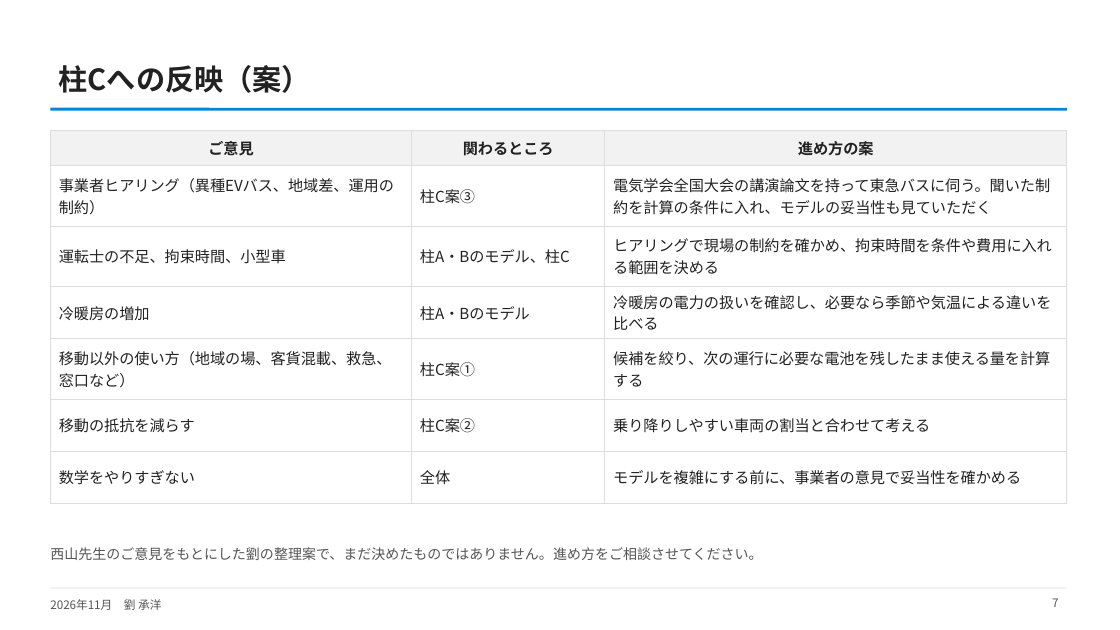
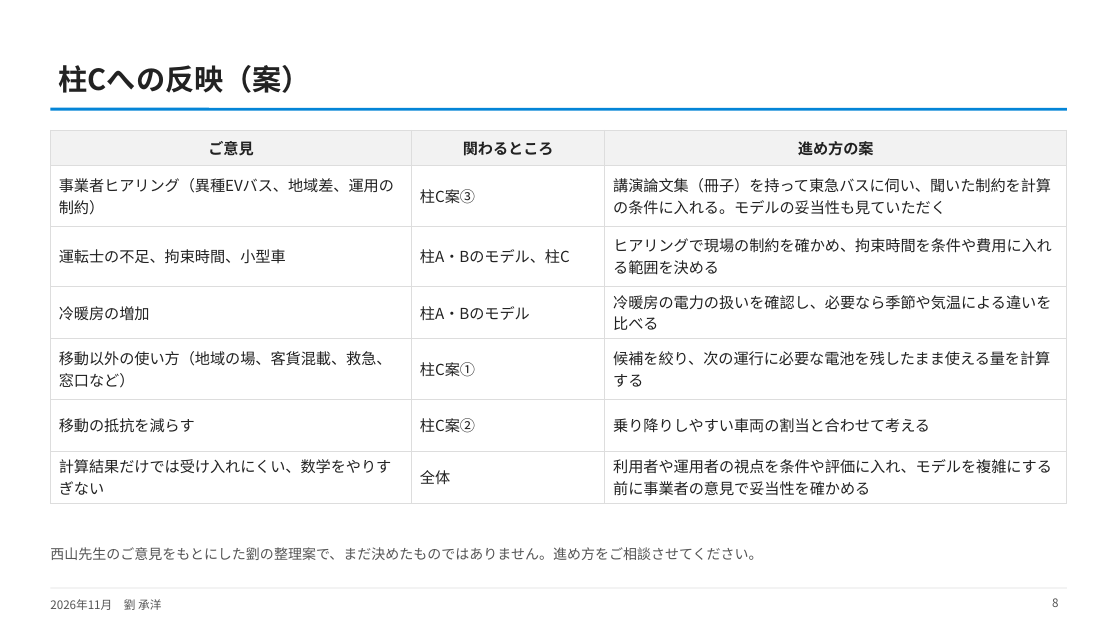
Before and after one commit to CYLIU2003/master-course, a slide deck: slide 8 of outcome/2026-11-17_nishiyama_feedback_report/西山先生とのご相談の報告_占部先生・中島先生.pptx (slide 7 before the commit). Drawn at 1120x630 pixels with LibreOffice and Linux fonts; fonts in the diff are those of the drawing. Boxes give left, top, right and bottom in pixels: in the first picture for what was removed or moved away, otherwise in the second. Text is boxed around its words. In the diff, an @@ line names an element or a change of style, - is before the commit and + after.

```diff
--- a/outcome/2026-11-17_nishiyama_feedback_report/西山先生とのご相談の報告_占部先生・中島先生.pptx
+++ b/outcome/2026-11-17_nishiyama_feedback_report/西山先生とのご相談の報告_占部先生・中島先生.pptx
@@ table at (50, 130, 1067, 500) @@
-row 2, column 3: 電気学会全国大会の講演論文を持って東急バスに伺う。聞いた制約を計算の条件に入れ、モデルの妥当性も見ていただく
+row 2, column 3: 講演論文集（冊子）を持って東急バスに伺い、聞いた制約を計算の条件に入れる。モデルの妥当性も見ていただく
-row 7, column 1: 数学をやりすぎない
+row 7, column 1: 計算結果だけでは受け入れにくい、数学をやりすぎない
-row 7, column 3: モデルを複雑にする前に、事業者の意見で妥当性を確かめる
+row 7, column 3: 利用者や運用者の視点を条件や評価に入れ、モデルを複雑にする前に事業者の意見で妥当性を確かめる
@@ page number at (1052, 598, 1058, 607): text changed @@
-7
+8
```
Also in this commit, not shown: 2 other slides changed, 1 slide added, 1 other file.
